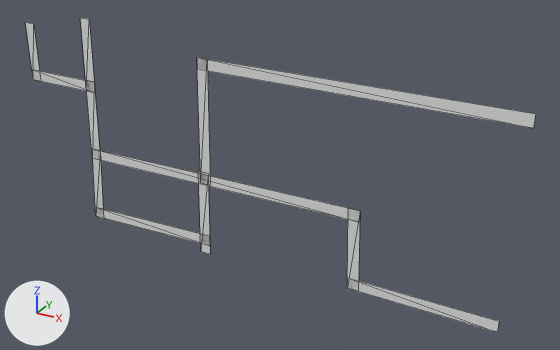
Before and after pictures for a commit that changed the OBJ model src/my_world/maps/my_world/navgraph_visualization/navgraph_0/meshes/navgraph_0.obj.
One viewpoint serves both versions: a camera (50 mm lens) standing at (55.8, -50.3, 13.5) and looking at (27.6, 1.0, -12.1). The axes (+X, +Y, +Z) are drawn at lower left. The lights are the same throughout. The first picture is the older version. Mesh edges are drawn as thin lines. Where no turn or scale is listed for an object, it has been applied to the vertices. Vertices at exactly the same position are counted once.

In view in the first picture: 'walls'.
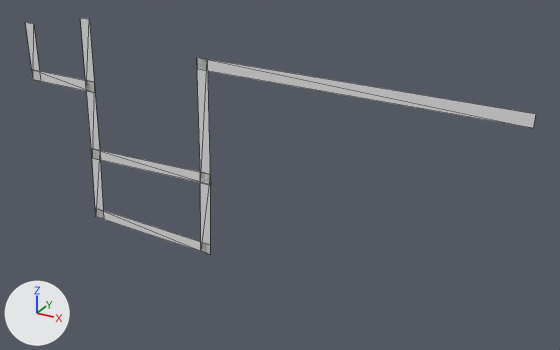
Where the change shows, as pixel boxes [x1, y1, x2, y2] in the pictures (560 x 350 px; the box of a moved part takes in the faces that stretch with it):
'walls', reshaped (25% shorter)
    before: [26, 18, 536, 332]
    after: [26, 18, 536, 254]
part 1 of me_walls, rebuilt (18% taller)
    before: [95, 207, 210, 246]
    after: [95, 208, 210, 254]
part 2 of me_walls, deleted
    before: [347, 208, 360, 290]
part 3 of me_walls, deleted
    before: [347, 278, 499, 332]
part 4 of me_walls, moved or reshaped
    before: [91, 148, 360, 254]
    after: [91, 149, 210, 253]

Patch to the scene script:
```diff
--- a/src/my_world/maps/my_world/navgraph_visualization/navgraph_0/meshes/navgraph_0.obj.py
+++ b/src/my_world/maps/my_world/navgraph_visualization/navgraph_0/meshes/navgraph_0.obj.py
@@ me_walls @@
 # used by ob_walls; location = (0.0, 0.0, 0.0)
 # verts and faces of me_walls; kept vertices keep their numbers, new ones are numbered from 48
 # before: 12 (8.3, -0.1, -13.1) at pixel (91, 148), 13 (35.3, -0.1, -13.1) at pixel (360, 210), 14 (35.3, -0.1, -14.1) at pixel (359, 222), 15 (8.3, -0.1, -14.1) at pixel (92, 158), 20 (21.2, -0.1, -13.0) at pixel (208, 173)
 # before: 23 (20.2, -0.1, -13.0) at pixel (198, 171), 32 (9.4, -0.1, -13.3) at pixel (100, 151), 33 (9.0, -0.1, -20.3) at pixel (103, 219), 34 (8.0, -0.1, -20.3) at pixel (95, 216), 35 (8.4, -0.1, -13.2) at pixel (92, 149)
-me_walls.from_pydata(...)  # 48 vertices, 24 faces; spans x 2.0..47.3, y -0.1, z -20.8..-1.0
+me_walls.from_pydata(...)  # 40 vertices, 20 faces; spans x 2.0..47.3, y -0.1, z -20.8..-1.0
+# me_walls part 1: the loose piece of 4 vertices spanning x 8.0..21.1, y -0.1, z -20.2..-19.0 is rebuilt with 4 vertices and now spans x 8.0..21.1, y -0.1, z -20.8..-19.3
+# me_walls part 2: the loose piece of 4 vertices spanning x 34.3..35.4, y -0.1, z -20.4..-13.1 is deleted
+# me_walls part 3: the loose piece of 4 vertices spanning x 34.4..46.7, y -0.1, z -20.5..-19.3 is deleted
+# me_walls part 4
+delete_vertices([13, 14, 32, 35])  # with the faces that use them
+verts[20] = (21.5, -0.1, -13.0)  # moved, pixel (210, 174)
+verts[23] = (20.5, -0.1, -12.9)  # moved, pixel (200, 171)
+verts[48] = (9.3, -0.1, -13.1)  # pixel (99, 150)
+verts[49] = (8.3, -0.1, -13.1)  # pixel (91, 148)
+verts[50] = (21.4, -0.1, -13.0)  # pixel (209, 174)
+verts[51] = (21.4, -0.1, -14.0)  # pixel (210, 184)
+faces += [(33, 48, 34), (12, 34, 48), (49, 51, 50), (15, 51, 49)]
```
